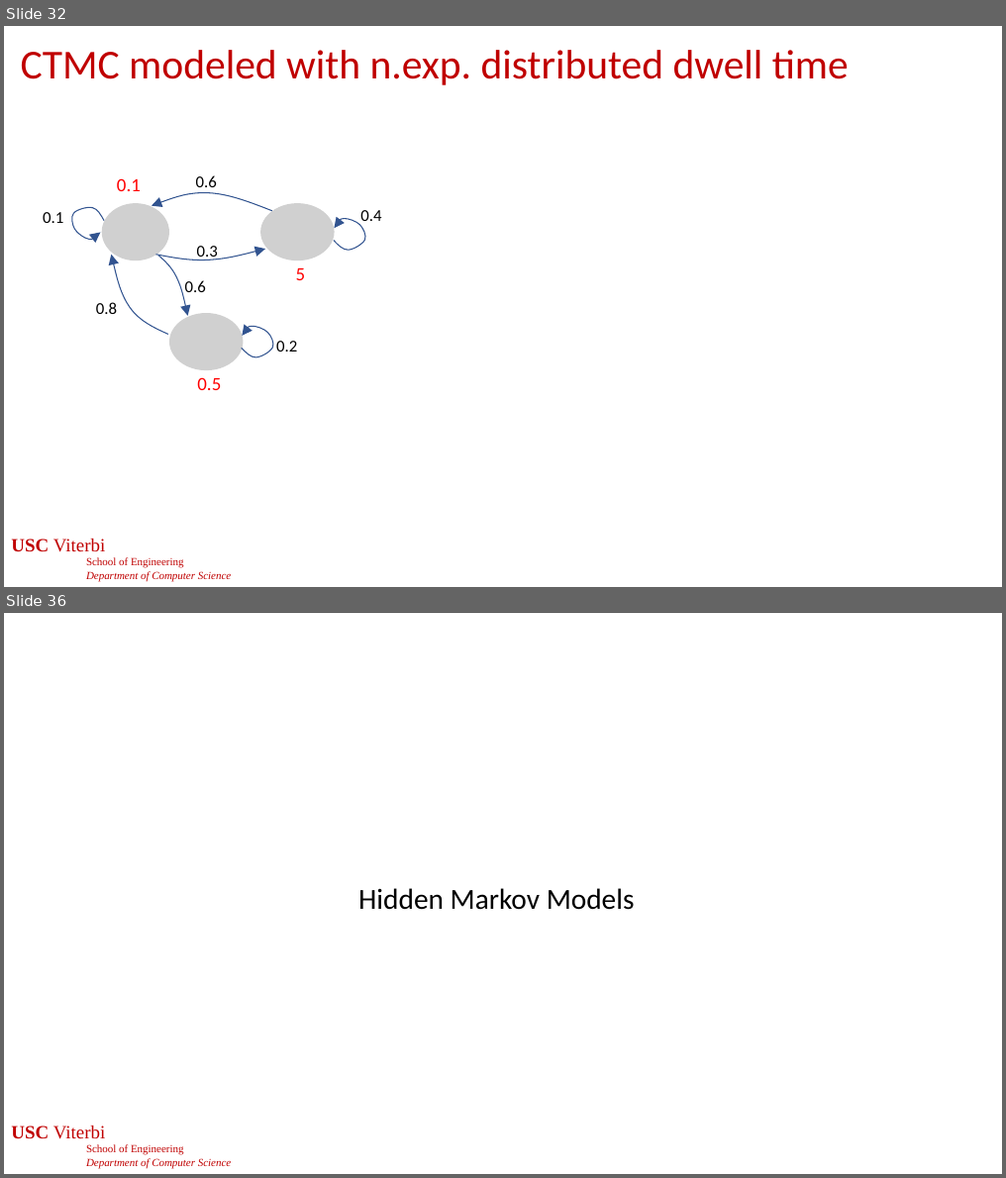
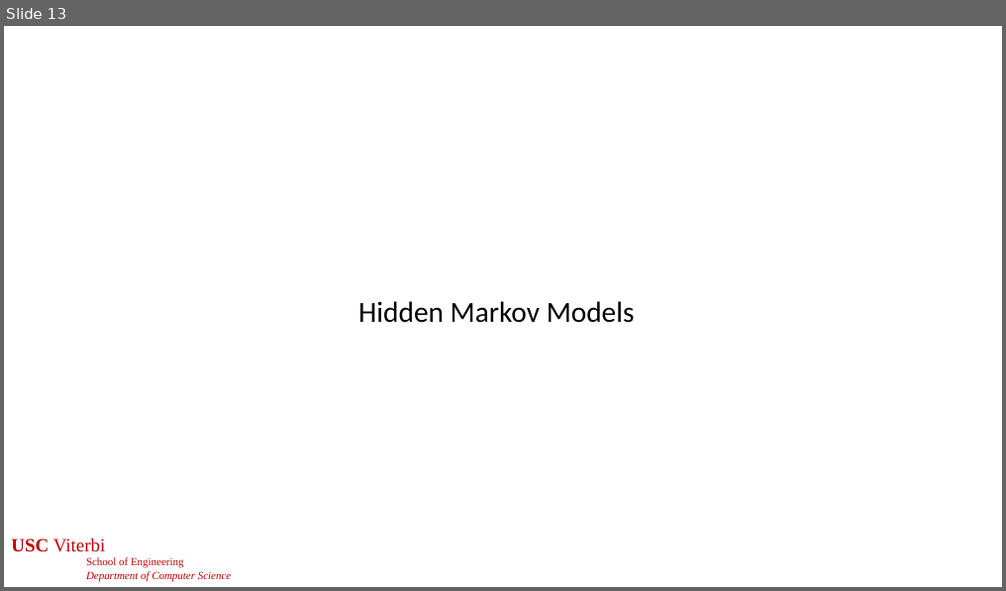
Before and after one commit to jdeshmukh/jdeshmukh.github.io, a slide deck: teaching/cs513-autocps-fall-2024/slides/ProbabilisticModels.pptx. Shown one above the other, each under a label of ours: slides 32 and 36 before the commit, slide 13 after it; the slides between them are not shown. The pictures are 1006x1178 and 1006x591 pixels, drawn with LibreOffice and Linux fonts; fonts in the diff are those of the drawing; grey boxes stand for pictures; background and template pictures are left out. Boxes give left, top, right and bottom in pixels: in the first picture for what was removed or moved away, otherwise in the second. Text is boxed around its words. In the diff, an @@ line names an element or a change of style, - is before the commit and + after.

```diff
--- a/teaching/cs513-autocps-fall-2024/slides/ProbabilisticModels.pptx
+++ b/teaching/cs513-autocps-fall-2024/slides/ProbabilisticModels.pptx
@@ slide 32 removed at box(4, 26, 1002, 587), background #FFFFFF; not listed: 1 template element that a slide beside it also shows @@
@@ title removed at box(21, 50, 848, 85) @@
-CTMC modeled with n.exp. distributed dwell time
@@ freeform shape removed at box(68, 203, 107, 242) @@
@@ picture removed at box(102, 203, 169, 261) @@
@@ text removed at box(117, 178, 141, 191) @@
-0.1
@@ freeform shape removed at box(152, 193, 272, 211) @@
@@ text removed at box(196, 175, 217, 187) @@
-0.6
@@ picture removed at box(260, 203, 335, 261) @@
@@ text removed at box(43, 212, 63, 223) @@
-0.1
@@ freeform shape removed at box(334, 218, 365, 250) @@
@@ text removed at box(360, 210, 381, 221) @@
-0.4
@@ freeform shape removed at box(111, 255, 168, 335) @@
@@ freeform shape removed at box(156, 249, 265, 261) @@
@@ freeform shape removed at box(159, 256, 188, 316) @@
@@ text removed at box(197, 246, 218, 261) @@
-0.3
@@ text removed at box(185, 280, 206, 292) @@
-0.6
@@ text removed at box(296, 269, 306, 280) @@
-5
@@ text removed at box(96, 302, 117, 314) @@
-0.8
@@ picture removed at box(169, 313, 244, 372) @@
@@ freeform shape removed at box(242, 326, 273, 358) @@
@@ text removed at box(276, 341, 297, 352) @@
-0.2
@@ text removed at box(197, 377, 221, 390) @@
-0.5
@@ page number removed at box(392, 544, 617, 573) @@
-32
@@ what was slide 36 is now slide 13 @@
```
Also in this commit, not shown: 1 slide changed, 22 other slides removed, 1 other file.
